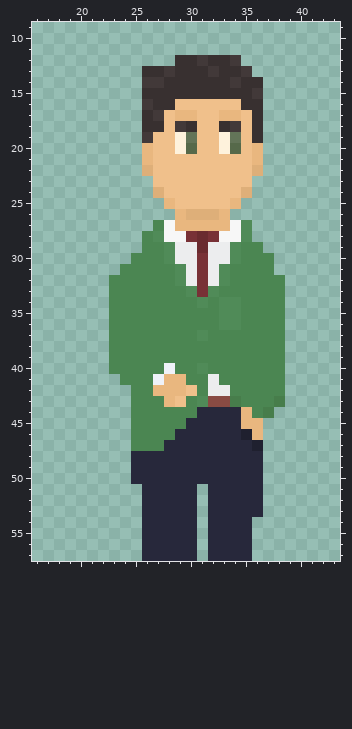
Pixel-art file, stored at Assets/art/hamilton/Characters/RealEstateAgent.aseprite. The picture above was drawn from the file before the commit.
64x64 pixels, 1 frame. Pixels under 10% opacity are left out. Colours within 5 levels of each other are drawn and written as one. Shown: x 16..43, y 9..57.
The result:
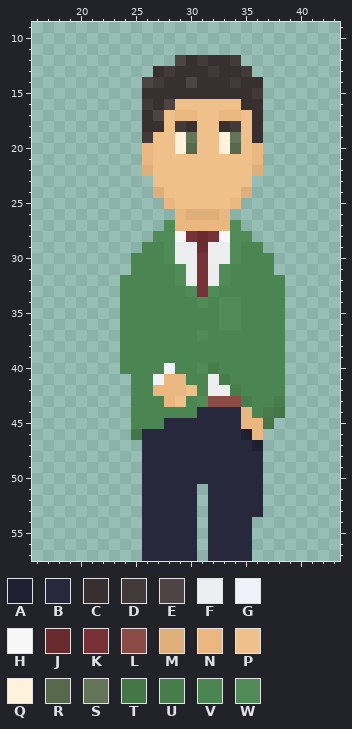
Palette (. is transparent): A #1f202f  B #27283b  C #383030  D #423939  E #4f4444  F #ecedee  G #eff2f9  H #f7f7f7  J #6a2b2f  K #783136  L #894b43  M #deaf79  N #e9b77f  P #f0c08b  Q #fef2dc  R #56694a  S #637458  T #437747  U #477d4b  V #4b8652  W #508b58
What changed:
@@ x 24..32 @@
 11 .........
-12 .....CCDC
-13 ..CCDCCCD
-14 ..DDCCCCC
+12 .....ECDC
+13 ...CDCCCD
+14 ..EDCCECC
 15 ..CCCCCCC
-16 ..DCCPPPP
-17 ..CDPNNPP
+16 ..DCEPPPP
+17 ..CEPNNPP
 18 ..CCPDCPP
@@ x 16..43 @@
 26 .............NMMMN..........
-27 ...........VHNNNNNHW........
-28 ..........VWHHKJKHHW........
+27 ............WNNNNNW.........
+28 ...........WWHKJKHWW........
 29 ..........VVWFFJFFWVV.......
 30 .........VVVWFFKFFWVVV......
-31 ........VVVVVWFKFWVVVV......
-32 .......VVVVVVWFKFWVVVVV.....
-33 .......VVVVVVVWKWVVVVVV.....
-34 .......VVVVVVVVWVWWVVVV.....
-35 .......VVVVVVVVVVWWVVVV.....
-36 .......VVVVVVVVVVWWVVVV.....
-37 .......VVVVVVVVWVVVVVVV.....
-38 .......VVVVVVVVVVVVVVVV.....
-39 .......VVVVVVVVVVVVVVVV.....
-40 .......VVVVVGVVWVVVVVVV.....
-41 ........VVVGNNVVFVVVVVV.....
-42 .........VVNNNPVFFVVVVV.....
-43 .........VVVNPVWLLUVVVU.....
-44 .........VVVVVVBBBBNVU......
-45 .........VVVVVBBBBBNN.......
-46 .........VVVVBBBBBBAN.......
-47 .........VVVBBBBBBBBA.......
-48 .........BBBBBBBBBBBB.......
-49 .........BBBBBBBBBBBB.......
-50 .........BBBBBBBBBBBB.......
+31 .........VVVVWFKFWVVVV......
+32 ........VVVVVWFKFWVVVVV.....
+33 ........VVVVVVWKWVVVVVV.....
+34 ........VVVVVVVWVWWVVVV.....
+35 ........VVVVVVVVVWWVVVV.....
+36 ........VVVVVVVVVWWVVVV.....
+37 ........VVVVVVVWVVVVVVV.....
+38 ........VVVVVVVVVVVVVVV.....
+39 ........VVVVVVVVVVVVVVV.....
+40 ........VVVVGVVWUVVVVVV.....
+41 .........VVGNNVVFUVVVVV.....
+42 .........VVNNNPVFFUVVVV.....
+43 .........VVVNPVWLLLUVVU.....
+44 .........VVVVVVBBBBNVUT.....
+45 .........VVVBBBBBBBNNT......
+46 .........TBBBBBBBBBAN.......
+47 ..........BBBBBBBBBBA.......
+48 ..........BBBBBBBBBBB.......
+49 ..........BBBBBBBBBBB.......
+50 ..........BBBBBBBBBBB.......
 51 ..........BBBBB.BBBBB.......
Where, in picture pixels (left, top, right, bottom), the same in both pictures:
changed: (142, 55, 197, 121)
changed: (109, 220, 175, 385)
changed: (230, 220, 252, 242)
changed: (208, 363, 285, 429)
changed: (131, 418, 186, 484)
